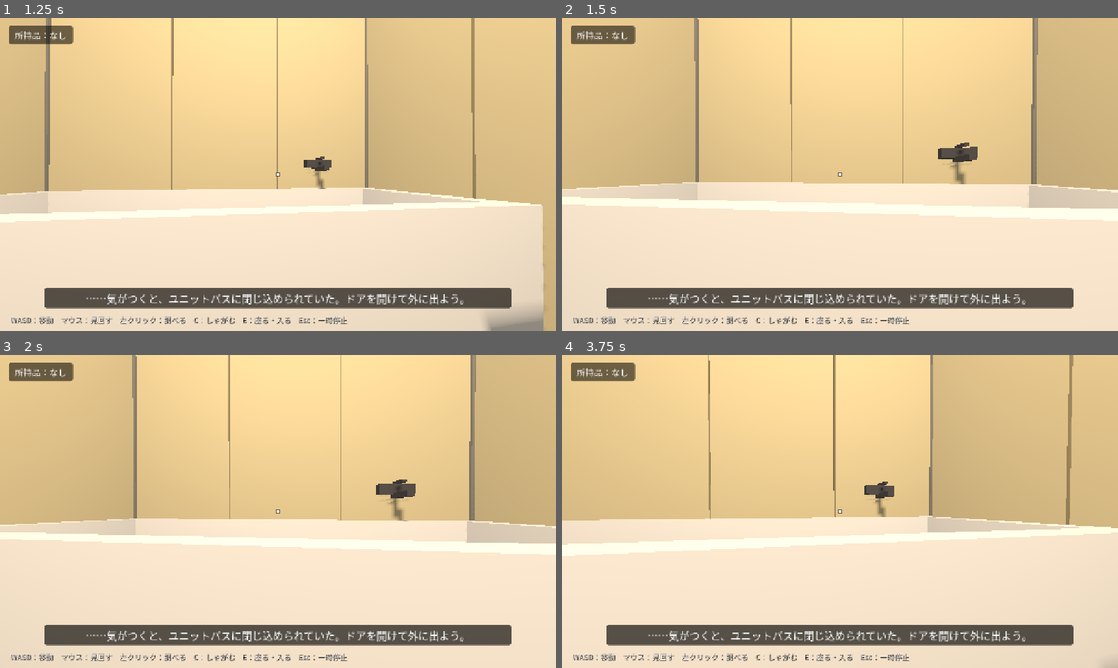
Above: before the commit, frames 1-4 (two rows, left to right).
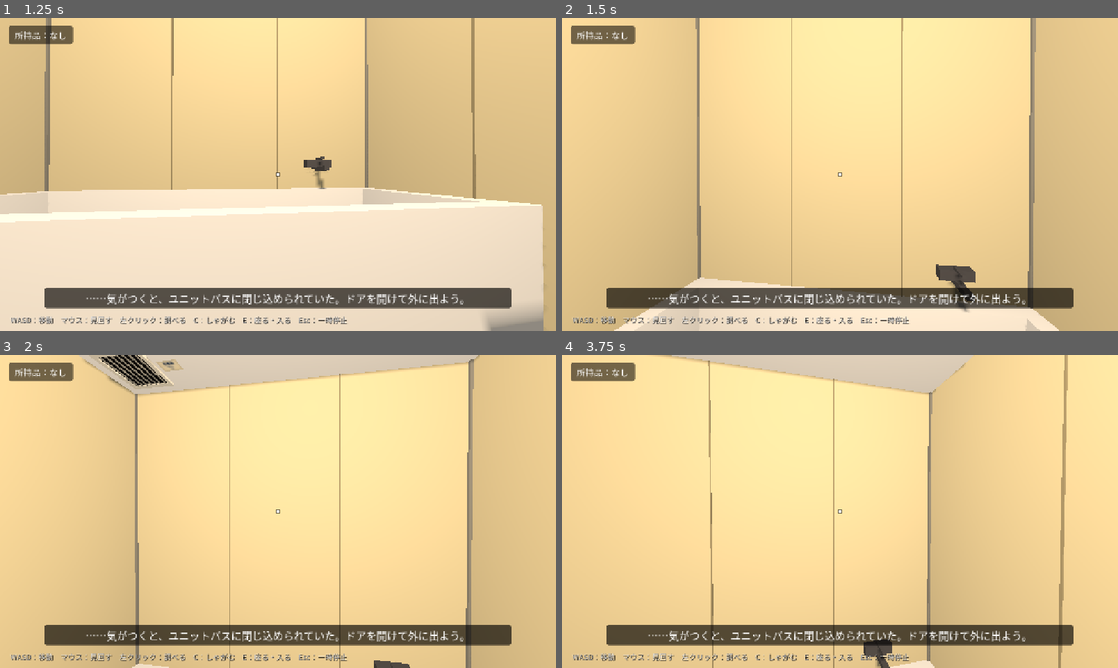
Above: after the commit, the same moments.

Repository: Ben-Kei-create/toireshelter
Game: Godot game, scene res://scenes/main.tscn
The game is run twice, just before and just after one commit, with the same random seed, the same clock (stepped at 60 frames per second) and the same inputs.
Inputs (mouse positions are in pixels of both pictures, inside the frame that each line leads up to):
- Up to frame 1 (1.25 s): tap Enter at 0.5 s; move the mouse to (305, 174) at 0.52 s; hold W (move_forward) from 0.53 s (still down); hold E (action) from 0.53 s (still down); click (305, 174) at 0.67 s; tap C (crouch) at 0.8 s
- Up to frame 2 (1.5 s): keep holding W (move_forward); move the mouse to (812, 174) at 1.27 s; release E (action) at 1.28 s; tap C (crouch) at 1.35 s
- Up to frame 3 (2 s): keep holding W (move_forward); tap E (action) at 1.55 s
- Up to frame 4 (3.75 s): keep holding W (move_forward); move the mouse to (851, 505) at 2.02 s; hold E (action) 2.03-2.78 s; tap C (crouch) at 2.3, 2.85 s; move the mouse to (834, 517) at 2.77 s; click (834, 517) at 2.92 s; tap E (action) at 3.05 s; move the mouse to (878, 514) at 3.52 s; press the mouse at (878, 514) at 3.53 s

Frame 1 is identical in both runs. In frame 2, 39% of the frame differs, in the area x 0-100%, y 0-100%; in frame 3, 70%; in frame 4, 75%.

Commit message:
Fix C key: branch on the pose at input time, toggle once per press
Standing up from a crouch toggled twice in one press (stand, then crouch
again). Tests now send real C key press/release events twice
(WALK -> CROUCH -> WALK) and keep the no-headroom check via the key path.

Co-Authored-By: Claude Opus 5.5 <noreply@anthropic.com>

Diff:
--- a/scripts/player.gd
+++ b/scripts/player.gd
@@ -91,10 +91,11 @@
 		try_interact()
 	elif event.is_action_pressed("crouch"):
 		get_viewport().set_input_as_handled()
-		if pose == Pose.CROUCH and not toggle_crouch():
-			crouch_blocked.emit()
-		elif pose == Pose.WALK:
-			toggle_crouch()
+		# 入力を受けた時点の姿勢で分岐し、1回の入力につき toggle_crouch() を1回だけ呼ぶ
+		var was := pose
+		if was == Pose.WALK or was == Pose.CROUCH:
+			if not toggle_crouch() and was == Pose.CROUCH:
+				crouch_blocked.emit()
 
 
 func _process(delta: float) -> void:
--- a/tests/pose_test.gd
+++ b/tests/pose_test.gd
@@ -34,6 +34,20 @@
 	_check(absf(player.global_position.y - feet_y) < 0.01, "しゃがんでも足元の高さは変わらず、床に沈まない（%.3f → %.3f）" % [feet_y, player.global_position.y])
 	var crouch_dist := await _walk(player, 0.5)
 	_check(crouch_dist < walk_dist * 0.6 and crouch_dist > 0.1, "しゃがむと移動が遅い（0.5秒で %.2fm → %.2fm）" % [walk_dist, crouch_dist])
+
+	# 実際のキー入力経路：C の押下・解放を2回送って WALK → CROUCH → WALK
+	player.toggle_crouch()   # いったん立つ
+	await _seconds(0.6)
+	_check(player.pose == Pose.WALK, "（準備）立っている")
+	await _press_key(KEY_C)
+	_check(player.pose == Pose.CROUCH, "C キーの押下・解放1回目でしゃがむ")
+	await _seconds(0.6)
+	await _press_key(KEY_C)
+	_check(player.pose == Pose.WALK and is_equal_approx(cap.height, player.BODY_HEIGHT), "C キーの押下・解放2回目で立つ")
+	await _seconds(0.6)
+	await _press_key(KEY_C)
+	_check(player.pose == Pose.CROUCH, "（準備）もう一度しゃがむ")
+	await _seconds(0.6)
 
 	# 目の高さは滑らかに変わる（途中の高さを通る）
 	player.toggle_crouch()
@@ -51,10 +65,7 @@
 	player.global_position = under_sink
 	await _physics(5)
 	main.hud._message_label.text = ""
-	var ev := InputEventAction.new()
-	ev.action = "crouch"
-	ev.pressed = true
-	player._unhandled_input(ev)
+	await _press_key(KEY_C)
 	_check(player.pose == Pose.CROUCH and is_equal_approx(cap.height, player.CROUCH_BODY_HEIGHT)
 			and main.hud._message_label.text == main.MESSAGES["no_headroom"],
 			"洗面台の下では立ち上がらず、「頭上が狭い」と表示")
@@ -315,6 +326,18 @@
 	return true
 
 
+## 実際のキー入力（押下と解放）を送る。Input → ビューポート → _unhandled_input の経路を通る。
+func _press_key(key: Key) -> void:
+	for pressed in [true, false]:
+		var ev := InputEventKey.new()
+		ev.physical_keycode = key
+		ev.keycode = key
+		ev.pressed = pressed
+		Input.parse_input_event(ev)
+		await process_frame
+		await process_frame
+
+
 ## move_forward を duration 秒押して、水平に進んだ距離を返す。
 func _walk(player: Node3D, duration: float) -> float:
 	player.rotation.y = 0.0
